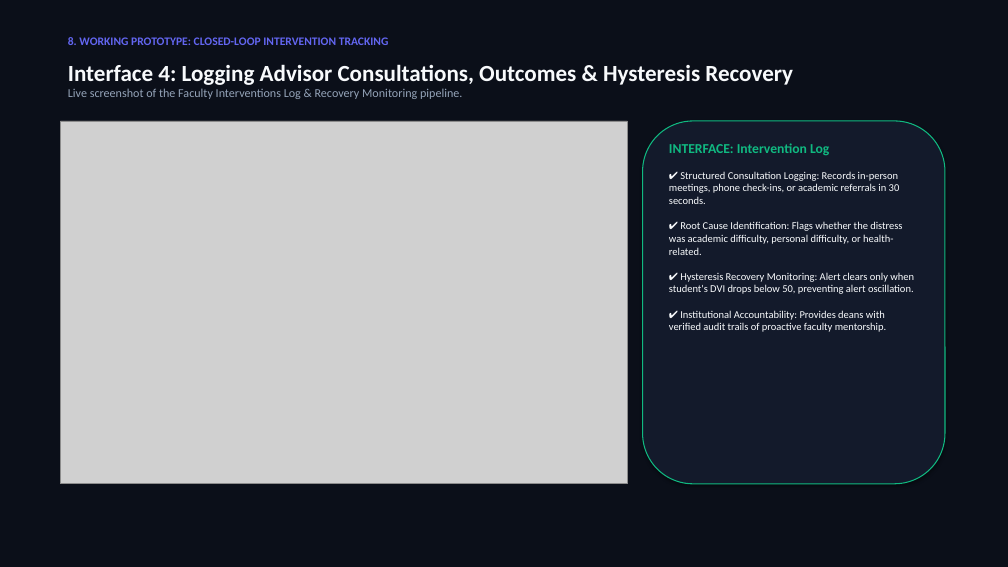
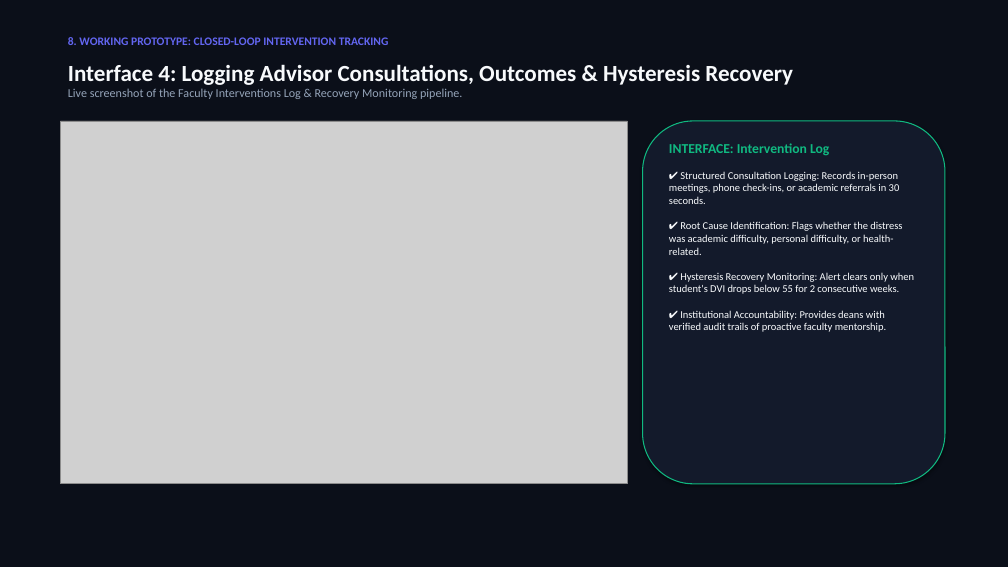
Before and after one commit to sreehari3993-glitch/-tripwire, a slide deck: slide 13 of TRIPWIRE_PITCH_DECK.pptx (slide 12 before the commit). Drawn at 1008x567 pixels with LibreOffice and Linux fonts; fonts in the diff are those of the drawing; grey boxes stand for pictures. Boxes give left, top, right and bottom in pixels: in the first picture for what was removed or moved away, otherwise in the second. Text is boxed around its words. In the diff, an @@ line names an element or a change of style, - is before the commit and + after.

```diff
--- a/TRIPWIRE_PITCH_DECK.pptx
+++ b/TRIPWIRE_PITCH_DECK.pptx
@@ text at [669, 272, 914, 294]: text changed @@
-✔ Hysteresis Recovery Monitoring: Alert clears only when student's DVI drops below 50, preventing alert oscillation.
+✔ Hysteresis Recovery Monitoring: Alert clears only when student's DVI drops below 55 for 2 consecutive weeks.
```
Also in this commit, not shown: 9 other slides changed, 2 slides added, 25 other files.
